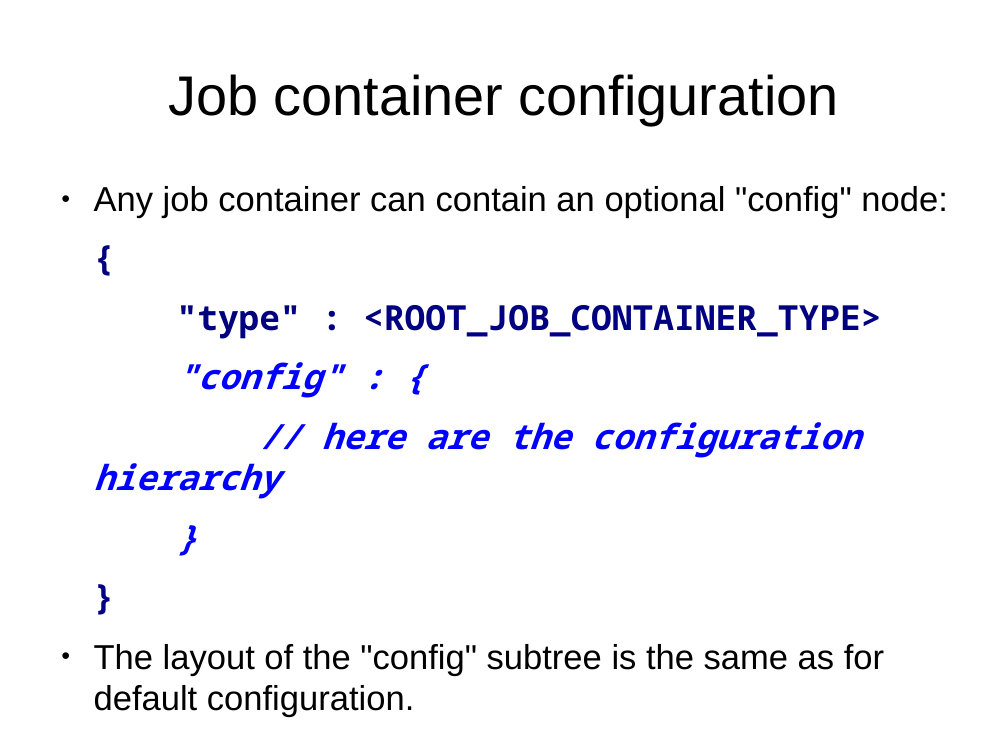
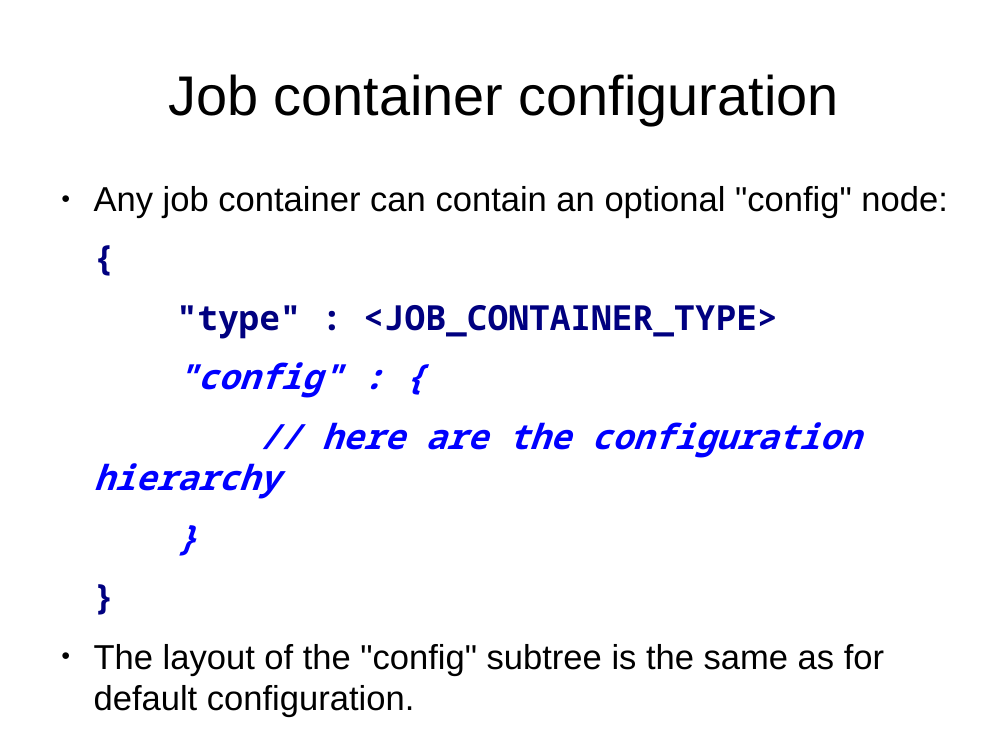
Before and after one commit to emc-mongoose/mongoose, a slide deck: slide 11 of doc/mongoosev2.odp. Drawn at 1008x756 pixels with LibreOffice and Linux fonts; fonts in the diff are those of the drawing. Boxes give left, top, right and bottom in pixels: in the first picture for what was removed or moved away, otherwise in the second. Text is boxed around its words. In the diff, an @@ line names an element or a change of style, - is before the commit and + after.

Commit message:
presentation fixes

```diff
--- a/doc/mongoosev2.odp
+++ b/doc/mongoosev2.odp
@@ text at [177, 305, 778, 339]: text changed @@
-"type" : <ROOT_JOB_CONTAINER_TYPE>
+"type" : <JOB_CONTAINER_TYPE>
```
Also in this commit, not shown: 1 other slide changed.
